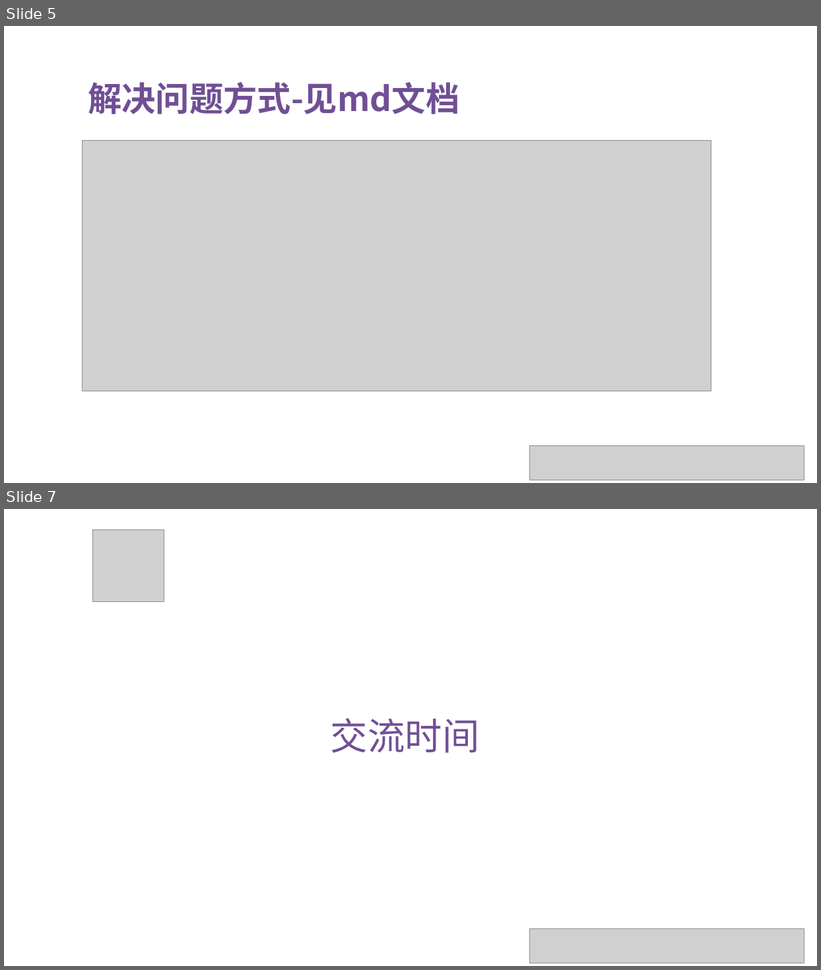
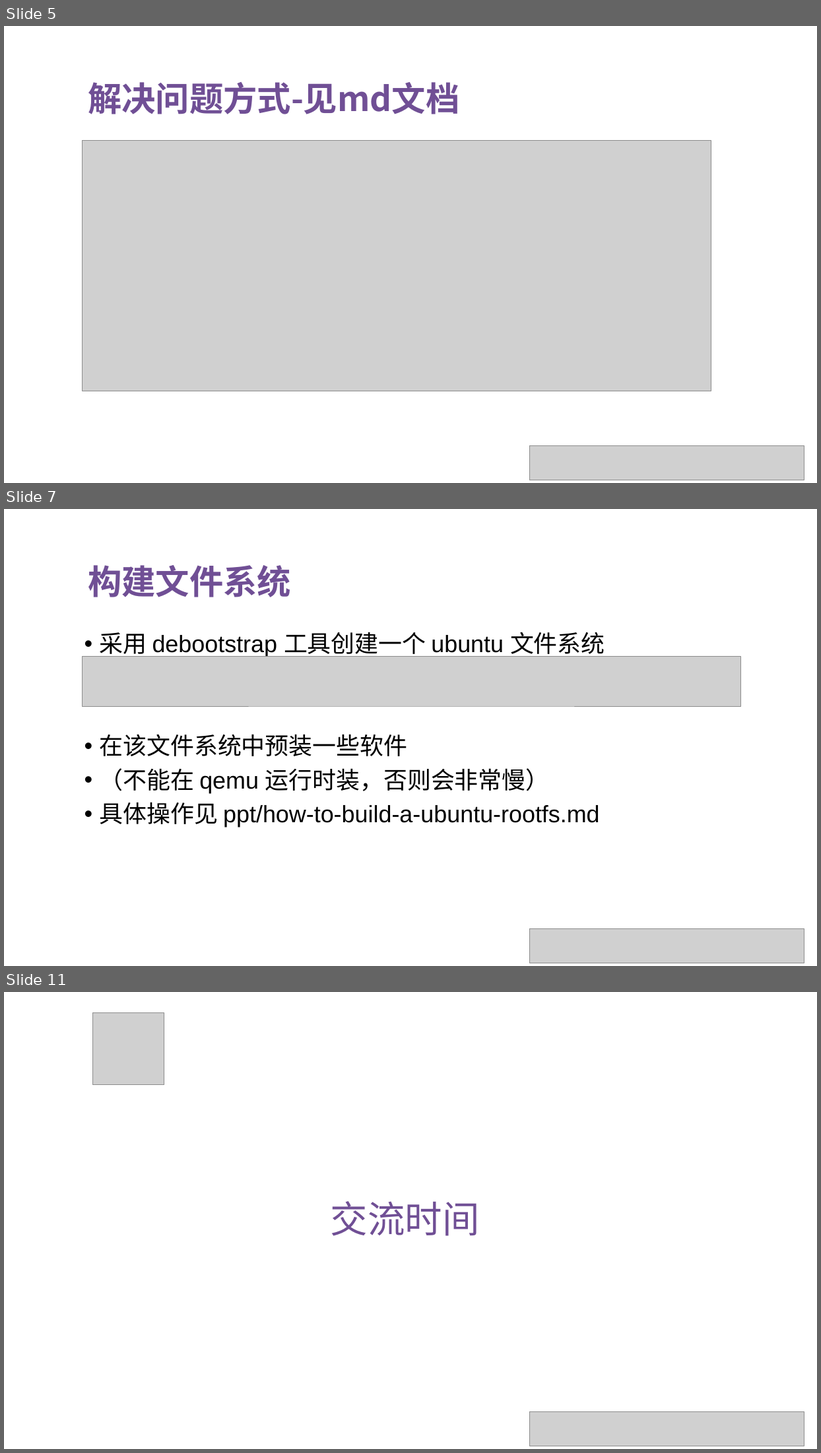
Before and after one commit to OS-F-4/usr-intr, a slide deck: ppt/2022-5-28.pptx. Shown one above the other, each under a label of ours: slides 5 and 7 before the commit, slides 5, 7 and 11 after it; the slides between them are not shown. The pictures are 821x970 and 821x1453 pixels, drawn with LibreOffice and Linux fonts; fonts in the diff are those of the drawing; grey boxes stand for pictures. Boxes give left, top, right and bottom in pixels: in the first picture for what was removed or moved away, otherwise in the second. Text is boxed around its words. In the diff, an @@ line names an element or a change of style, - is before the commit and + after.

```diff
--- a/ppt/2022-5-28.pptx
+++ b/ppt/2022-5-28.pptx
@@ slide 7 added at box(4, 509, 817, 966), background #FFFFFF @@
@@ text added at box(88, 565, 291, 597), 40 pt, text #704F95, bold @@
+构建文件系统
@@ text added at box(100, 632, 605, 827), 28 pt, text #000000 @@
+• 采用 debootstrap 工具创建一个 ubuntu 文件系统
+• 在该文件系统中预装一些软件
+• （不能在 qemu 运行时装，否则会非常慢）
+• 具体操作见 ppt/how-to-build-a-ubuntu-rootfs.md
@@ picture added at box(82, 656, 741, 706) @@
@@ picture added at box(530, 929, 805, 964) @@
@@ what was slide 7 is now slide 11 @@
```
Also in this commit, not shown: 2 slides changed, 3 other slides added, 1 other file.
